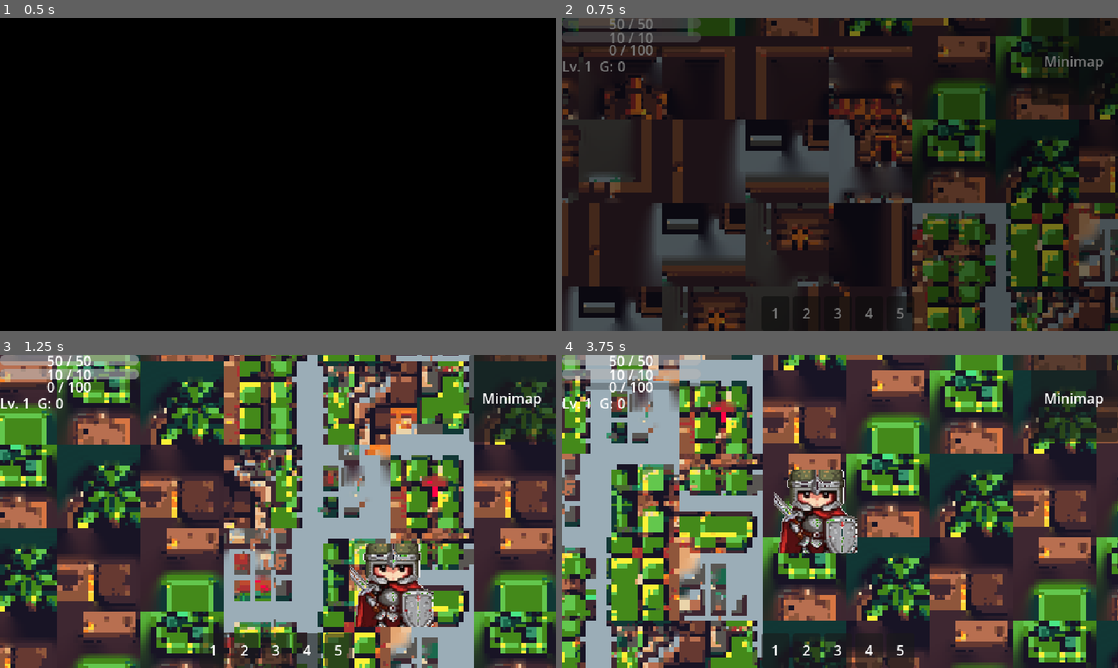
Above: before the commit, frames 1-4 (two rows, left to right).
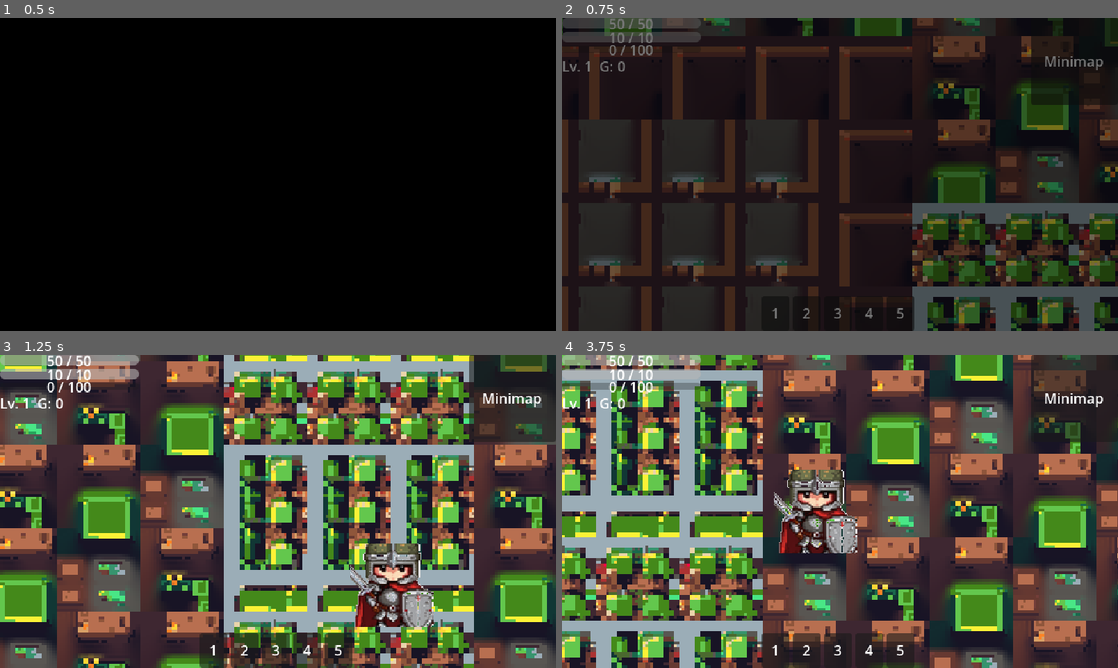
Above: after the commit, the same moments.

Repository: carstenscholz-tech/rpg-pipeline
Game: Godot game, scene res://scenes/main.tscn
Two runs of this game, one before a commit and one after it. Both use one fixed random seed, a clock stepped at 60 frames per second and the inputs below.
Inputs (mouse positions are in pixels of both pictures, inside the frame that each line leads up to):
- Up to frame 1 (0.5 s): no input
- Up to frame 2 (0.75 s): tap Enter at 0.5 s; move the mouse to (962, 158) at 0.52 s; hold D (move_right) from 0.53 s (still down); hold Space (attack) from 0.53 s (still down); click (962, 158) at 0.67 s
- Up to frame 3 (1.25 s): keep holding D (move_right); keep holding Space (attack)
- Up to frame 4 (3.75 s): release D (move_right) at 1.25 s; release Space (attack) at 1.25 s; drag from (728, 527) to (990, 586) at 1.27 s; move the mouse to (895, 442) at 2.02 s; hold D (move_right) 2.03-2.75 s; hold Q (quest_log) 2.03-2.75 s; drag from (812, 574) to (673, 464) at 2.77 s; move the mouse to (1006, 558) at 3.52 s; hold A (move_left) from 3.53 s (still down); tap 1 at 3.6 s

Frame 1 is identical in both runs. In frame 2, 39% of the frame differs, in the area x 0-100%, y 0-100%; in frame 3, 69%; in frame 4, 69%.

Commit message:
fix: use only 2-3 clean tiles per type instead of cycling all 16
The AI-generated tilesets have very different art per cell (mushrooms,
dirt, flowers, doors, walls mixed together). Cycling through all 16
tiles created visual chaos. Now uses only the cleanest 2-3 tiles per
type with subtle hash-based variation for coherent ground, roads,
and buildings.

Co-Authored-By: Claude Opus 4.6 (1M context) <noreply@anthropic.com>

Diff:
--- a/scripts/world/runtime_tilemap.gd
+++ b/scripts/world/runtime_tilemap.gd
@@ -110,13 +110,20 @@
 
 
 ## Fill the entire map with grass tiles.
+## Uses only 2-3 clean grass tiles to avoid visual chaos from the
+## AI-generated tileset which has very different tiles per cell.
 func _fill_grass() -> void:
+	# Pick 2 clean tile coords from the grass atlas for variety.
+	var grass_tiles: Array[Vector2i] = [
+		Vector2i(2, 2),  # Cleanest solid green
+		Vector2i(2, 3),  # Slight variation
+		Vector2i(3, 2),  # Another variation
+	]
 	for row in range(MAP_ROWS):
 		for col in range(MAP_COLS):
-			# Use different grass tile variants for visual variety.
-			var atlas_x: int = (col + row) % ATLAS_COLS
-			var atlas_y: int = (col * 3 + row * 7) % ATLAS_ROWS
-			set_cell(Vector2i(col, row), grass_source_id, Vector2i(atlas_x, atlas_y))
+			# Simple hash to pick from our 3 clean tiles.
+			var idx: int = ((col * 7 + row * 13) % grass_tiles.size())
+			set_cell(Vector2i(col, row), grass_source_id, grass_tiles[idx])
 
 
 ## Paint cobblestone roads connecting key locations.
@@ -166,13 +173,17 @@
 
 
 ## Paint cobblestone tiles in a rectangular region.
+## Uses only 2-3 clean cobblestone tiles to keep roads uniform.
 func _fill_rect_cobble(start_col: int, start_row: int, width: int, height: int) -> void:
+	var cobble_tiles: Array[Vector2i] = [
+		Vector2i(0, 0),  # Main cobblestone
+		Vector2i(1, 0),  # Slight variation
+		Vector2i(0, 1),  # Another variation
+	]
 	for row in range(start_row, mini(start_row + height, MAP_ROWS)):
 		for col in range(start_col, mini(start_col + width, MAP_COLS)):
-			# Use tile variants for visual interest.
-			var atlas_x: int = (col + row * 2) % ATLAS_COLS
-			var atlas_y: int = (col * 5 + row) % ATLAS_ROWS
-			set_cell(Vector2i(col, row), cobble_source_id, Vector2i(atlas_x, atlas_y))
+			var idx: int = ((col * 3 + row * 11) % cobble_tiles.size())
+			set_cell(Vector2i(col, row), cobble_source_id, cobble_tiles[idx])
 
 
 ## Paint building footprints on the BuildingLayer.
@@ -213,20 +224,15 @@
 
 
 ## Paint a building footprint rectangle on the given layer.
+## Uses consistent wall and floor tiles for clean building appearance.
 func _paint_building(layer: TileMapLayer, start_col: int, start_row: int, width: int, height: int) -> void:
+	var wall_tile := Vector2i(0, 0)    # One clean wall tile
+	var floor_tile := Vector2i(3, 3)   # One clean floor/interior tile
 	for row in range(start_row, mini(start_row + height, MAP_ROWS)):
 		for col in range(start_col, mini(start_col + width, MAP_COLS)):
-			# Use different atlas coords for walls vs interior.
-			var atlas_x: int
-			var atlas_y: int
 			var is_edge: bool = (row == start_row or row == start_row + height - 1
 				or col == start_col or col == start_col + width - 1)
 			if is_edge:
-				# Wall tiles (top two rows of atlas).
-				atlas_x = (col + row) % ATLAS_COLS
-				atlas_y = 0 if row == start_row else 1
+				layer.set_cell(Vector2i(col, row), buildings_source_id, wall_tile)
 			else:
-				# Interior / floor tiles (bottom two rows of atlas).
-				atlas_x = (col + row) % ATLAS_COLS
-				atlas_y = 2 + ((col + row) % 2)
-			layer.set_cell(Vector2i(col, row), buildings_source_id, Vector2i(atlas_x, atlas_y))
+				layer.set_cell(Vector2i(col, row), buildings_source_id, floor_tile)
